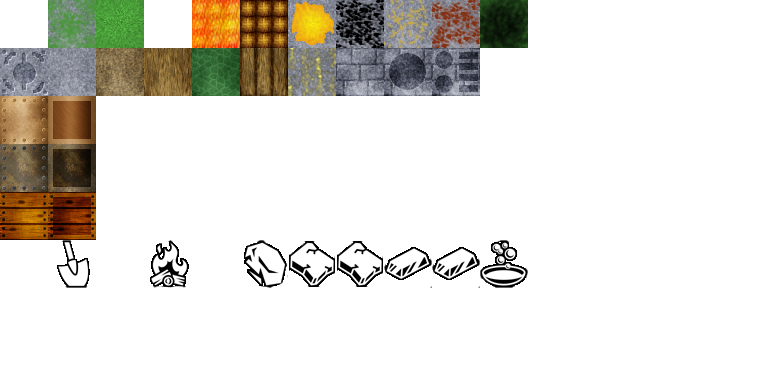
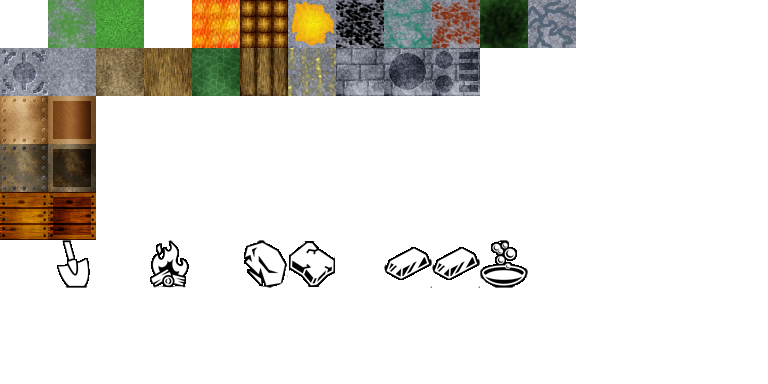
Layered file, before and after one edit (w=768, h=384). Changes by layer:
removed layer "87 - item_copper_ore" over [337, 241, 383, 287]
added layer "Pasted Layer #1" above "86 - item_iron_ore" over [384, 0, 432, 48]
added layer "11 - zinc ore" above "16 - carved stone" over [528, 0, 576, 48]
